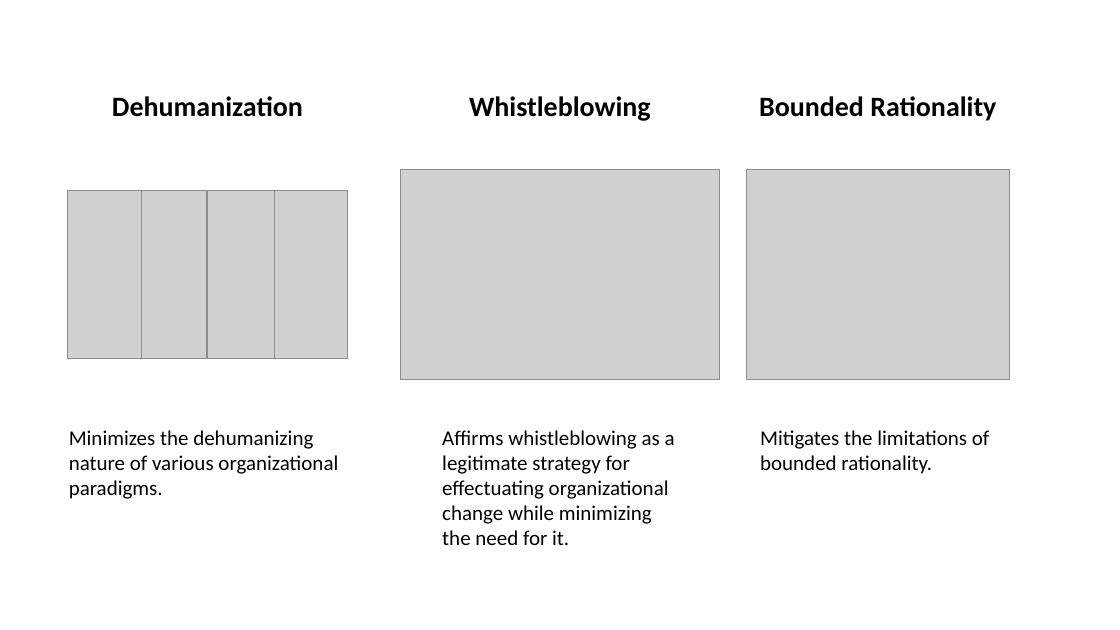
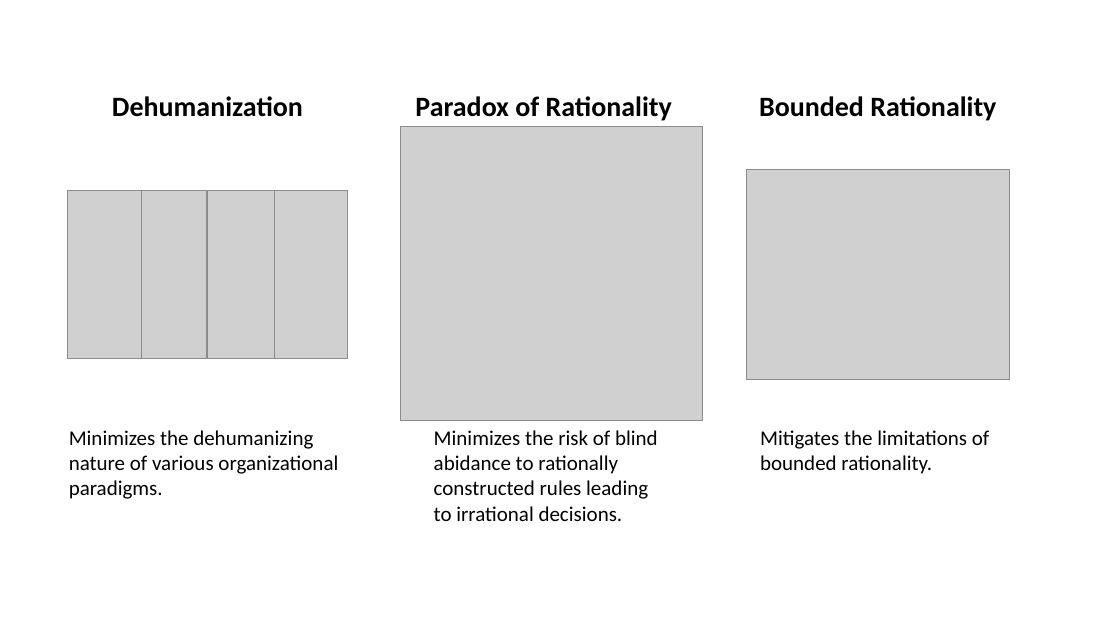
Before and after one commit to SLU-Courses-Townes/POLS6320, a slide deck: slide 5 of FinalPaper/Townes_POLS6320_2020_Spring_FinalPaper_Presentation_v00.pptx. Drawn at 1120x630 pixels with LibreOffice and Linux fonts; fonts in the diff are those of the drawing; grey boxes stand for pictures. Boxes give left, top, right and bottom in pixels: in the first picture for what was removed or moved away, otherwise in the second. Text is boxed around its words. In the diff, an @@ line names an element or a change of style, - is before the commit and + after.

```diff
--- a/FinalPaper/Townes_POLS6320_2020_Spring_FinalPaper_Presentation_v00.pptx
+++ b/FinalPaper/Townes_POLS6320_2020_Spring_FinalPaper_Presentation_v00.pptx
@@ text added at [415, 96, 672, 121], 24 pt, text #000000, bold @@
+Paradox of Rationality
@@ text removed at [469, 96, 651, 121] @@
-Whistleblowing
@@ picture: place and size @@
-picture at [401, 170, 719, 380]
+picture at [400, 126, 702, 420]
@@ text added at [434, 430, 658, 521], 18 pt, text #000000 @@
+Minimizes the risk of blind abidance to rationally constructed rules leading to irrational decisions.
@@ text removed at [442, 430, 675, 545] @@
-Affirms whistleblowing as a legitimate strategy for effectuating organizational change while minimizing the need for it.
```
Also in this commit, not shown: 2 other slides changed, 2 other files.
